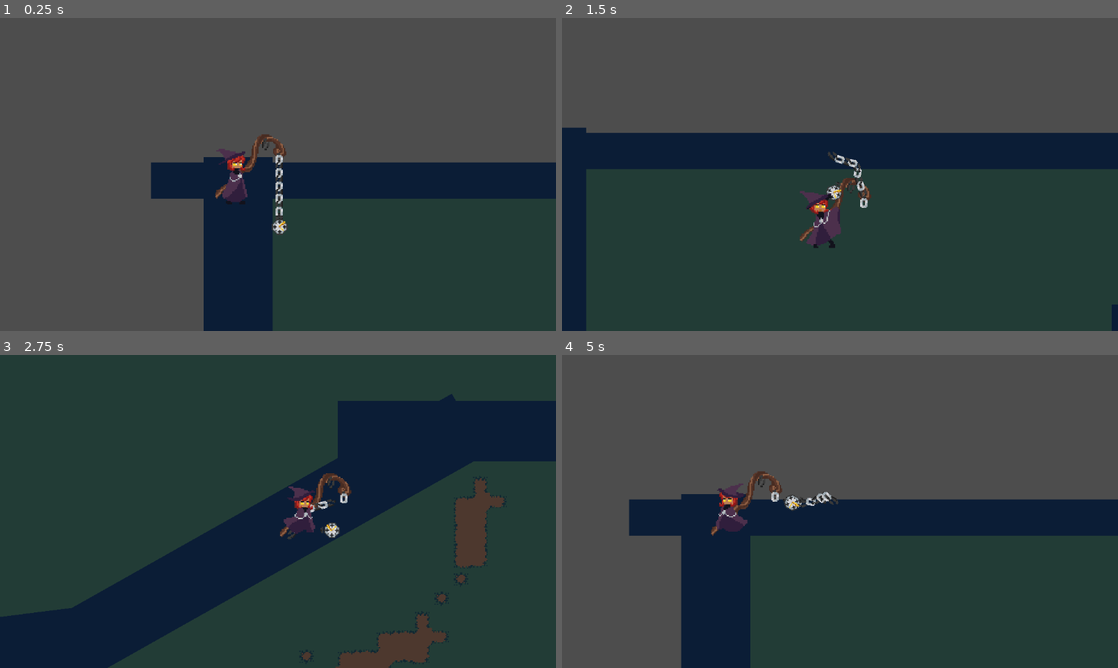
Above: before the commit, frames 1-4 (two rows, left to right).
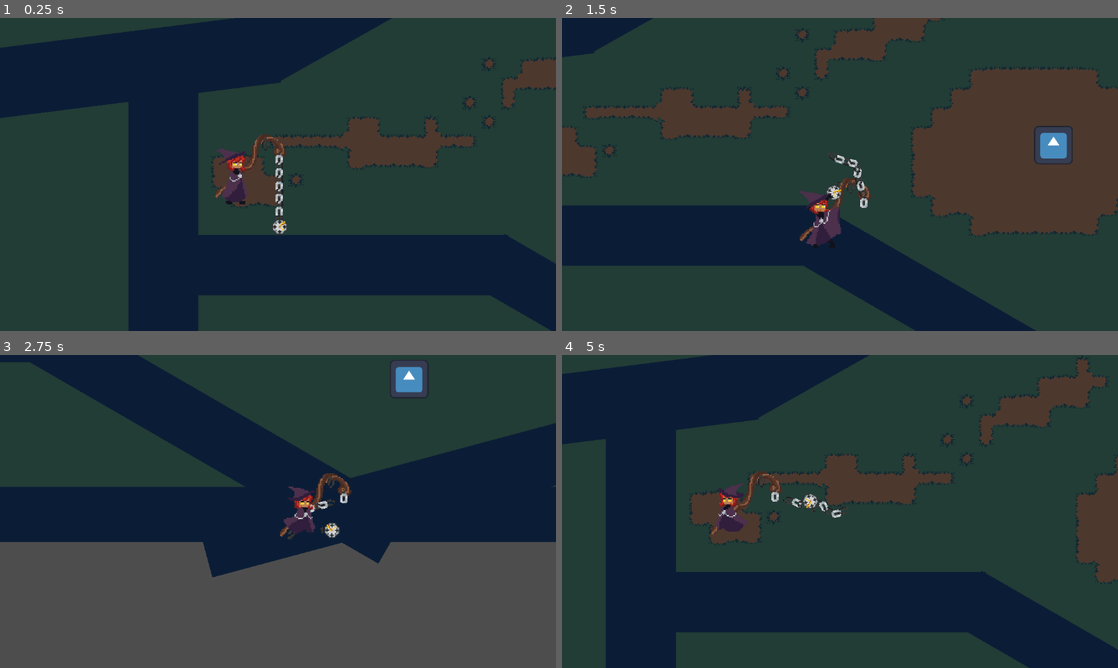
Above: after the commit, the same moments.

Repository: CplCanuck/mru-hacks-2025
Game: Godot game, scene res://Levels/level_one.tscn
Same seed, same stepped clock (60 frames per second), same inputs: the game is played once before the commit and once after it. This scene is started directly instead of the project's main scene. The engine's default icon, where the game draws it, is replaced by a stand-in: a white triangle on a blue panel in a dark square.
Inputs:
- Up to frame 1 (0.25 s): no input
- Up to frame 2 (1.5 s): tap Enter (ui_accept) at 0.5, 0.77 s; hold D (right) 0.53-1.28 s; hold Space (attack) 0.53-1.28 s; hold S (down) from 1.28 s (still down); tap Shift (dash) at 1.35 s
- Up to frame 3 (2.75 s): tap Enter (ui_accept) at 1.52 s; release S (down) at 2.03 s; hold D (right) from 2.03 s (still down); hold E (interact) from 2.03 s (still down)
- Up to frame 4 (5 s): release D (right) at 2.78 s; release E (interact) at 2.78 s; hold W (up) 2.78-3.53 s; tap Space (attack) at 2.85 s; tap Enter (ui_accept) at 3.02, 3.77, 4.52 s; hold A (left) from 3.53 s (still down); tap Shift (dash) at 3.6 s; tap E (interact) at 4.35 s

The runs differ from the first frame. In frame 1, 84% of the frame differs, in the area x 0-100%, y 0-100%; in frame 2, 69%; in frame 3, 69%; in frame 4, 80%.

Commit message:
Finish Level 1 Blockout

Diff:
--- a/Levels/level_one.tscn
+++ b/Levels/level_one.tscn
@@ -1,13 +1,15 @@
-[gd_scene load_steps=5 format=4 uid="uid://blaxwanqxgxev"]
+[gd_scene load_steps=6 format=4 uid="uid://blaxwanqxgxev"]
 
 [ext_resource type="PackedScene" uid="uid://cs76p0dh2b4l" path="res://Scenes/player.tscn" id="1_wi846"]
 [ext_resource type="PackedScene" uid="uid://dl0e6kx6bsosa" path="res://Scenes/camera.tscn" id="2_pvy0h"]
 [ext_resource type="Texture2D" uid="uid://ccv44ilecbocj" path="res://Assets/GrassBase.png" id="3_pvy0h"]
 [ext_resource type="PackedScene" uid="uid://8e65iqwnyfbm" path="res://Scenes/GrassTileset.tscn" id="4_om7uc"]
+[ext_resource type="Texture2D" uid="uid://ntj3glpu218v" path="res://icon.svg" id="5_cph7v"]
 
 [node name="LevelOne" type="Node2D"]
 
 [node name="Player" parent="." instance=ExtResource("1_wi846")]
+position = Vector2(230, 435)
 
 [node name="Camera" parent="." node_paths=PackedStringArray("player") instance=ExtResource("2_pvy0h")]
 player = NodePath("../Player")
@@ -110,3 +112,20 @@
 rotation = 1.0471976
 scale = Vector2(9.596025, 3.1171832)
 texture = ExtResource("3_pvy0h")
+
+[node name="Enemies" type="Node2D" parent="."]
+
+[node name="Sprite2D" type="Sprite2D" parent="Enemies"]
+position = Vector2(755, 549)
+scale = Vector2(0.25, 0.25)
+texture = ExtResource("5_cph7v")
+
+[node name="Sprite2D2" type="Sprite2D" parent="Enemies"]
+position = Vector2(749, 284)
+scale = Vector2(0.25, 0.25)
+texture = ExtResource("5_cph7v")
+
+[node name="Sprite2D3" type="Sprite2D" parent="Enemies"]
+position = Vector2(648, 435)
+scale = Vector2(0.25, 0.25)
+texture = ExtResource("5_cph7v")
